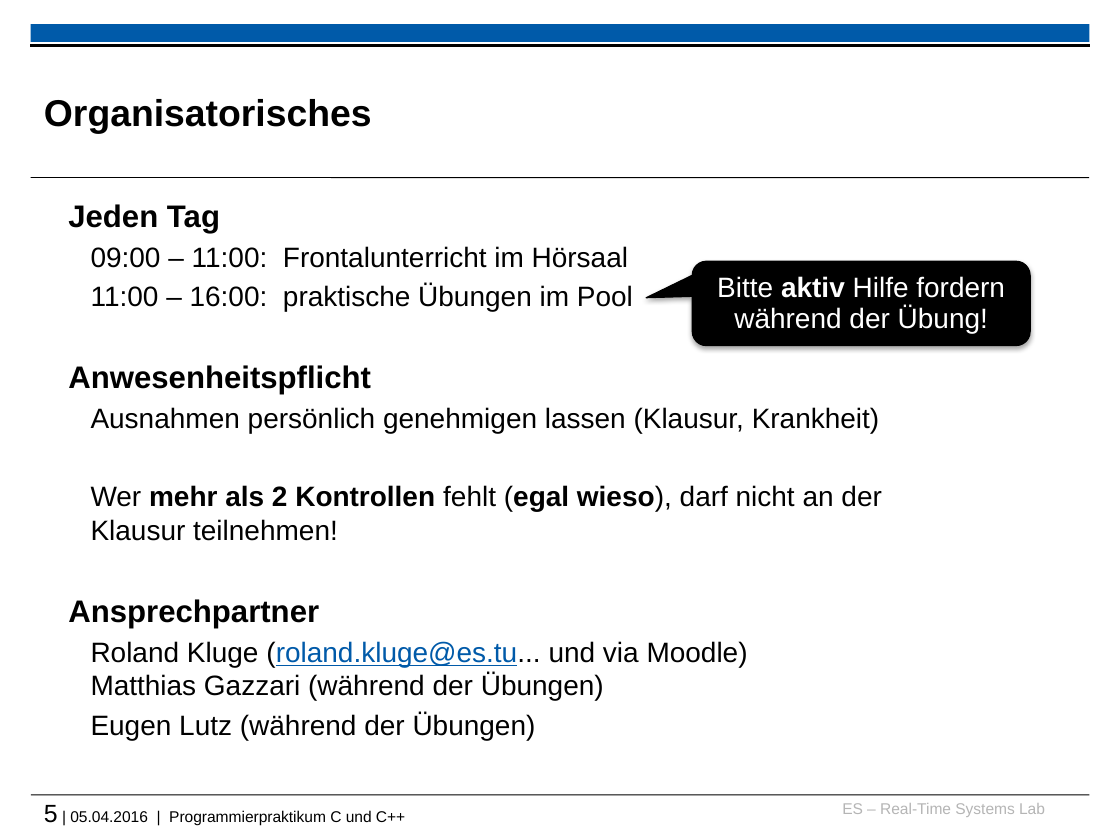
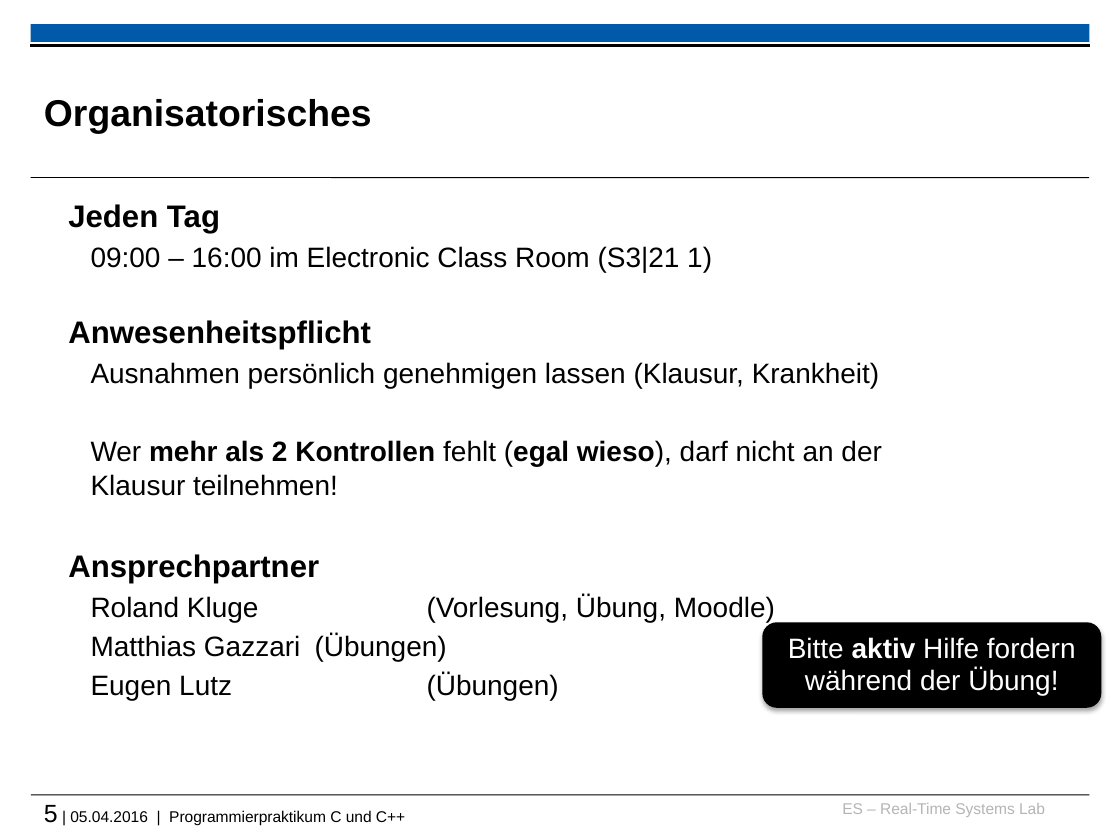
Before and after one commit to h82k/tud-cppp, a slide deck: slide 5 of cppp_lecture.pptx. Drawn at 1120x840 pixels with LibreOffice and Linux fonts; fonts in the diff are those of the drawing; background and template pictures are left out. Boxes give left, top, right and bottom in pixels: in the first picture for what was removed or moved away, otherwise in the second. Text is boxed around its words. In the diff, an @@ line names an element or a change of style, - is before the commit and + after.

```diff
--- a/cppp_lecture.pptx
+++ b/cppp_lecture.pptx
@@ text at bbox=[91, 246, 712, 272]: text changed @@
-  09:00 – 11:00: Frontalunterricht im Hörsaal
-  11:00 – 16:00: praktische Übungen im Pool
+  09:00 – 16:00 im Electronic Class Room (S3|21 1)
@@ text at bbox=[91, 595, 775, 701]: text changed @@
-  Roland Kluge (roland.kluge@es.tu... und via Moodle)
-  Matthias Gazzari (während der Übungen)
-  Eugen Lutz (während der Übungen)
+  Roland Kluge (Vorlesung, Übung, Moodle)
+  Matthias Gazzari (Übungen)
+  Eugen Lutz (Übungen)
@@ rounded rectangle "Bitte aktiv Hilfe fordern während ...": place and size @@
-rounded rectangle "Bitte aktiv Hilfe fordern während ..." at bbox=[692, 261, 1030, 345]
+rounded rectangle "Bitte aktiv Hilfe fordern während ..." at bbox=[763, 623, 1101, 707]
@@ rounded rectangle "Bitte aktiv Hilfe fordern während ..." at bbox=[763, 623, 1101, 707]: rounded speech box to rounded rectangle @@
```
Also in this commit, not shown: 3 other slides changed.
